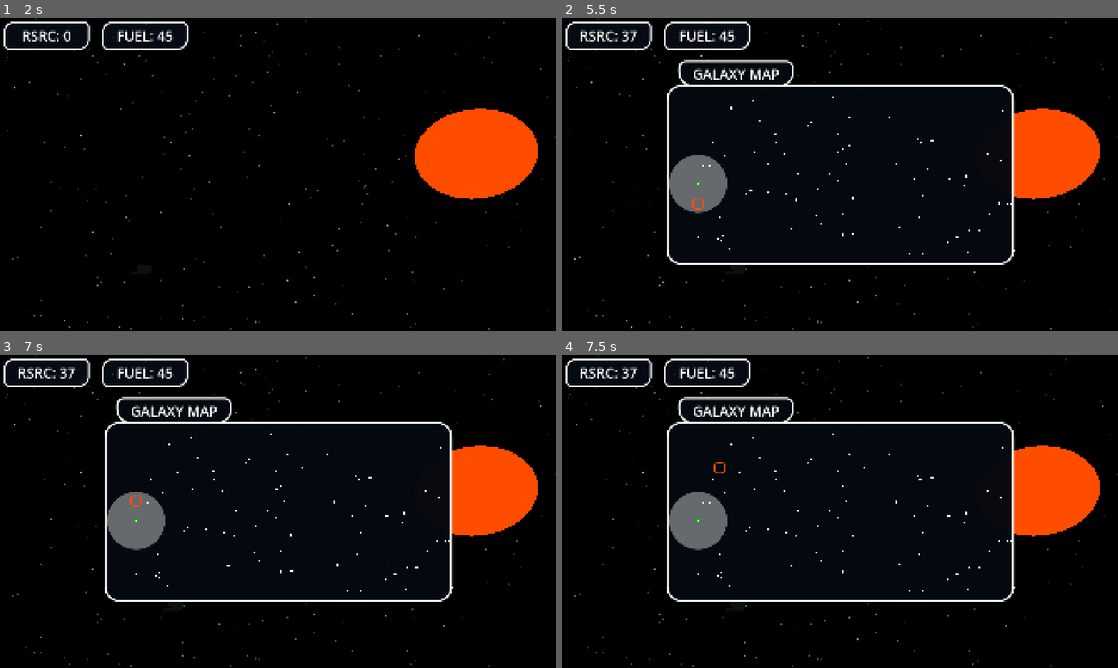
Above: before the commit, frames 1-4 (two rows, left to right).
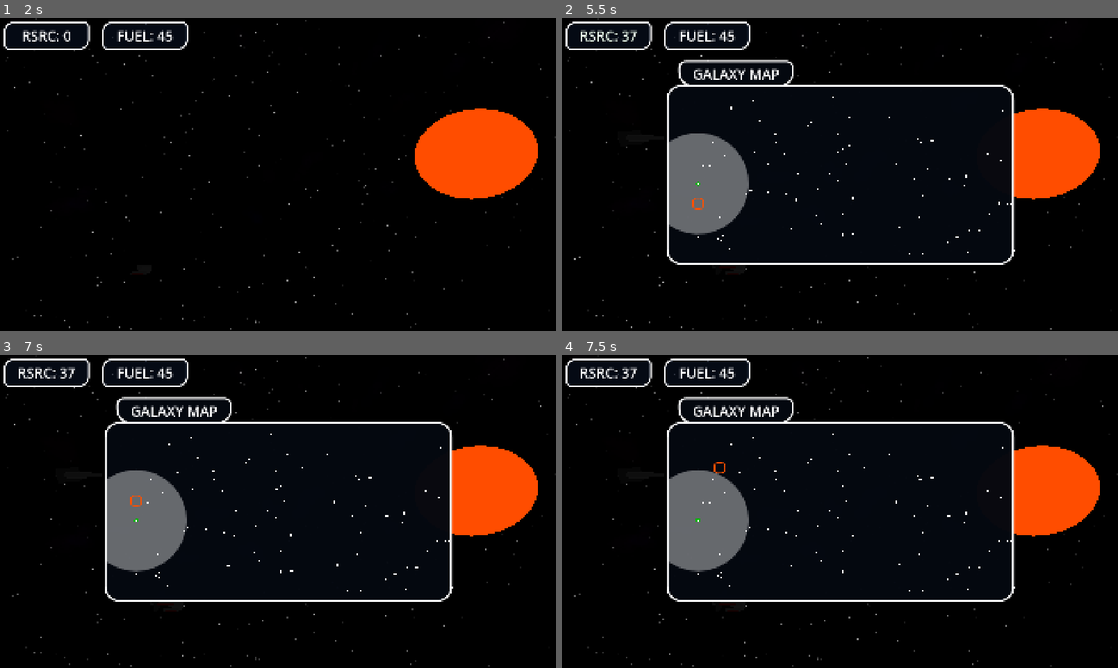
Above: after the commit, the same moments.

Repository: SidewaysFox/faster-than-faster-than-light
Game: Godot game, scene res://space.tscn
Two runs of this game, one before a commit and one after it. Both use one fixed random seed, a clock stepped at 60 frames per second and the inputs below.
Inputs:
- Up to frame 1 (2 s): hold D (right1) 0.53-1.28 s; tap 1 (1) at 0.6 s; tap 4 (4) at 0.8, 1.35 s; hold S (down1) from 1.28 s (still down); tap B (A) at 1.55 s
- Up to frame 2 (5.5 s): release S (down1) at 2.03 s; hold D (right1) 2.03-2.78 s; tap B (A) at 2.1, 4.55, 5.1 s; tap , (D) at 2.3, 2.85, 5.3 s; tap Enter at 2.75 s; hold W (up1) 2.78-3.53 s; tap 1 (1) at 3.05, 3.6 s; hold A (left1) 3.53-5.03 s; tap 4 (4) at 3.8, 4.35 s; hold S (down1) from 5.03 s (still down)
- Up to frame 3 (7 s): release S (down1) at 5.78 s; hold D (right1) 5.78-6.53 s; tap , (D) at 5.85 s; tap 1 (1) at 6.05 s; hold W (up1) from 6.53 s (still down); tap Down (down2) at 6.6 s; tap 4 (4) at 6.8 s
- Up to frame 4 (7.5 s): release W (up1) at 7.28 s; hold D (right1) from 7.28 s (still down); tap ` (hide ui) at 7.35 s

Frame 1 is identical in both runs. In frame 2, 2.4% of the frame differs, in the area x 14-34%, y 36-70%; in frame 3, 2.4%; in frame 4, 2.4%.
Error before the commit: Out of bounds get index '0' (on base: 'Array') (res://user_interface.gd:139)
Error after the commit: Out of bounds get index '0' (on base: 'Array') (res://user_interface.gd:141)

Commit message:
two thing
bug fix and no self-warping

Diff:
--- a/faster-than-faster-than-light/global.gd
+++ b/faster-than-faster-than-light/global.gd
@@ -5,7 +5,7 @@
 var initilising: bool = true
 var resources: int = 0
 var fuel: int = 45
-var starting_fleet: Array[int] = [0, 1, 1]
+var starting_fleet: Array[int] = [0, 1, 1, 1, 6, 6, 6]
 var fleet: Array = []
 var jump_distance: float = 180.0
 var augmentations: Array = []
@@ -158,6 +158,8 @@
 	new_ship.id = get_new_ship_id()
 	new_ship.team = 1
 	new_ship.type = type
+	new_ship.alignment = 0
+	new_ship.level = 1
 	new_ship.hull_strength = starship_base_stats[type]["Hull Strength"]
 	new_ship.hull = starship_base_stats[type]["Hull Strength"]
 	new_ship.agility = starship_base_stats[type]["Agility"]
@@ -171,6 +173,7 @@
 	new_enemy.team = -1
 	new_enemy.type = type
 	new_enemy.alignment = 3
+	new_enemy.level = 1
 	new_enemy.hull_strength = starship_base_stats[type]["Hull Strength"]
 	new_enemy.hull = starship_base_stats[type]["Hull Strength"]
 	new_enemy.agility = starship_base_stats[type]["Agility"]
--- a/faster-than-faster-than-light/user_interface.gd
+++ b/faster-than-faster-than-light/user_interface.gd
@@ -124,6 +124,8 @@
 	# Screen fade stuff
 	$ScreenFade.color.a += fade_mode * delta
 	$ScreenFade.color.a = clamp($ScreenFade.color.a, 0, 1)
+
+	print(Global.in_combat)
 
 	# Check if the dialogue is showing:
 	if dialogue_showing:
@@ -149,7 +151,7 @@
 			else:
 				%Options.get_node("Option" + str(i + 1)).add_theme_color_override("font_color", Color(1.0, 1.0, 1.0))
 	# Show or hide the galaxy map
-	elif Input.is_action_just_pressed("4") or Input.is_action_just_pressed("D"):
+	elif (Input.is_action_just_pressed("4") or Input.is_action_just_pressed("D")) and not Global.in_combat:
 		galaxy_map_showing = not galaxy_map_showing
 		if galaxy_map_showing:
 			if Global.galaxy_data[Global.current_system]["position"].x > 900:
Not shown, changed: .DS_Store
